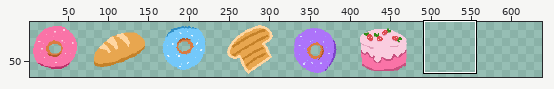
One commit to this pixel-art file: 2021-09-09/trabalho_restaurante/index/comidinhas.aseprite. Above: a wide view before the commit, with the close-up outlined.
Close-up. First the earlier version:
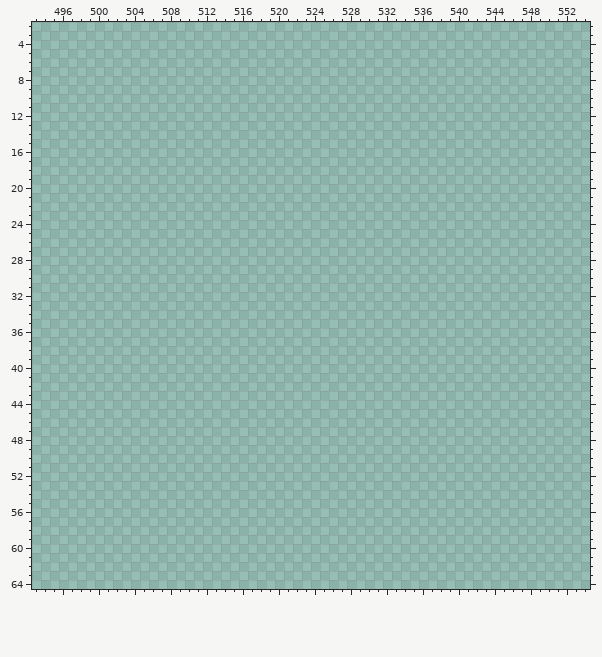
640x480 pixels, 1 frame. Colours within 5 levels of each other are drawn and written as one. Shown: x 493..554, y 2..64. The old version is drawn lined up with the new one. The wide view leaves out empty margins. The commit also changed other parts of the picture, which this record leaves out.
Once edited:
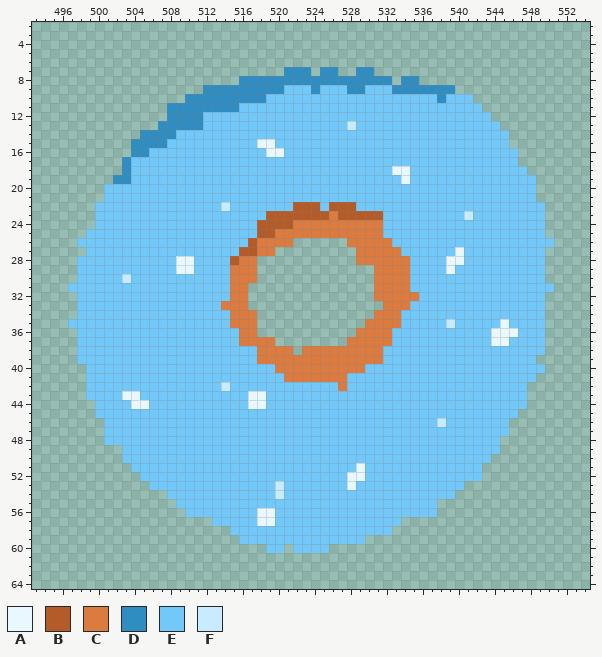
Palette (. is transparent): A #e9f7ff  B #b35b29  C #db7b40  D #308dc2  E #73c8fa  F #c9ebff
The exact change:
drawings rearranged on the sheet (the old picture shows each at its new place)
y 7: x 521..523 ... -> DDD; x 525..526 .. -> DD; x 529..530 .. -> DD
y 8: x 516..532 ................. -> DDDDDDDDDDDDDDDDD; x 534..535 .. -> DD
y 9: x 512..539 ............................ -> DDDDDDDDDEEEDEEEDDEEEDDDDDDD
y 10: x 510..541 ................................ -> DDDDDDDDDEEEEEEEEEEEEEEEEEEEDEEE
y 11: x 508..542 ................................... -> DDDDDDDDEEEEEEEEEEEEEEEEEEEEEEEEEEE
y 12: x 508..543 .................................... -> DDDDEEEEEEEEEEEEEEEEEEEEEEEEEEEEEEEE
y 13: x 507..544 ...................................... -> DDDDDEEEEEEEEEEEEEEEEFEEEEEEEEEEEEEEEE
y 14: x 505..545 ......................................... -> DDDDEEEEEEEEEEEEEEEEEEEEEEEEEEEEEEEEEEEEE
y 15: x 504..545 .......................................... -> DDDDEEEEEEEEEEAAEEEEEEEEEEEEEEEEEEEEEEEEEE
y 16: x 504..546 ........................................... -> DDEEEEEEEEEEEEEAAEEEEEEEEEEEEEEEEEEEEEEEEEE
y 17: x 503..546 ............................................ -> DEEEEEEEEEEEEEEEEEEEEEEEEEEEEEEEEEEEEEEEEEEE
y 18: x 503..547 ............................................. -> DEEEEEEEEEEEEEEEEEEEEEEEEEEEEEAAEEEEEEEEEEEEE
y 19: x 502..548 ............................................... -> DDEEEEEEEEEEEEEEEEEEEEEEEEEEEEEEAEEEEEEEEEEEEEE
y 20..21: x 501..548 ................................................ -> EEEEEEEEEEEEEEEEEEEEEEEEEEEEEEEEEEEEEEEEEEEEEEEE
y 22: x 500..549 .................................................. -> EEEEEEEEEEEEEEFEEEEEEEBBBEBBBEEEEEEEEEEEEEEEEEEEEE
y 23: x 500..549 .................................................. -> EEEEEEEEEEEEEEEEEEEBBBBBBBCBBBBBEEEEEEEEEFEEEEEEEE
y 24: x 500..549 .................................................. -> EEEEEEEEEEEEEEEEEEBBBBCCCCCCCCCCEEEEEEEEEEEEEEEEEE
y 25: x 499..549 ................................................... -> EEEEEEEEEEEEEEEEEEEBBCCCCCCCCCCCCEEEEEEEEEEEEEEEEEE
y 26: x 498..521 ........................ -> EEEEEEEEEEEEEEEEEEEBCCCC; x 528..550 ....................... -> CCCCCEEEEEEEEEEEEEEEEEE
y 27: x 499..519 ..................... -> EEEEEEEEEEEEEEEEEBBCC; x 529..549 ..................... -> CCCCCEEEEEEAEEEEEEEEE
y 28: x 498..517 .................... -> EEEEEEEEEEEAAEEEEBCC; x 529..549 ..................... -> CCCCCCEEEEAAEEEEEEEEE
y 29: x 498..517 .................... -> EEEEEEEEEEEAAEEEECCC; x 531..549 ................... -> CCCCEEEEAEEEEEEEEEE
y 30: x 498..517 .................... -> EEEEEFEEEEEEEEEEECCC; x 531..549 ................... -> CCCCEEEEEEEEEEEEEEE
y 31: x 497..516 .................... -> EEEEEEEEEEEEEEEEEECC; x 531..550 .................... -> CCCCEEEEEEEEEEEEEEEE
y 32: x 498..516 ................... -> EEEEEEEEEEEEEEEEECC; x 531..549 ................... -> CCCCCEEEEEEEEEEEEEE
y 33: x 498..516 ................... -> EEEEEEEEEEEEEEEECCC; x 532..549 .................. -> CCCEEEEEEEEEEEEEEE
y 34: x 498..517 .................... -> EEEEEEEEEEEEEEEEECCC; x 531..549 ................... -> CCCEEEEEEEEEEEEEEEE
y 35: x 497..517 ..................... -> EEEEEEEEEEEEEEEEEECCC; x 530..549 .................... -> CCCCEEEEEFEEEEEAEEEE
y 36: x 498..517 .................... -> EEEEEEEEEEEEEEEEEECC; x 529..549 ..................... -> CCCCEEEEEEEEEEEAAAEEE
y 37: x 498..519 ...................... -> EEEEEEEEEEEEEEEEEECCCC; x 528..549 ...................... -> CCCCCEEEEEEEEEEEAAEEEE
y 38: x 498..521 ........................ -> EEEEEEEEEEEEEEEEEEEECCCC; x 523..549 ........................... -> CCCCCCCCCEEEEEEEEEEEEEEEEEE
y 39: x 498..548 ................................................... -> EEEEEEEEEEEEEEEEEEEECCCCCCCCCCCCCCEEEEEEEEEEEEEEEEE
y 40: x 499..549 ................................................... -> EEEEEEEEEEEEEEEEEEEEECCCCCCCCCCEEEEEEEEEEEEEEEEEEEE
y 41: x 499..548 .................................................. -> EEEEEEEEEEEEEEEEEEEEEECCCCCCCEEEEEEEEEEEEEEEEEEEEE
y 42: x 499..547 ................................................. -> EEEEEEEEEEEEEEEFEEEEEEEEEEEECEEEEEEEEEEEEEEEEEEEE
y 43: x 499..547 ................................................. -> EEEEAAEEEEEEEEEEEEAAEEEEEEEEEEEEEEEEEEEEEEEEEEEEE
y 44: x 500..547 ................................................ -> EEEEAAEEEEEEEEEEEAAEEEEEEEEEEEEEEEEEEEEEEEEEEEEE
y 45: x 500..546 ............................................... -> EEEEEEEEEEEEEEEEEEEEEEEEEEEEEEEEEEEEEEEEEEEEEEE
y 46: x 501..545 ............................................. -> EEEEEEEEEEEEEEEEEEEEEEEEEEEEEEEEEEEEEFEEEEEEE
y 47: x 501..545 ............................................. -> EEEEEEEEEEEEEEEEEEEEEEEEEEEEEEEEEEEEEEEEEEEEE
y 48: x 501..544 ............................................ -> EEEEEEEEEEEEEEEEEEEEEEEEEEEEEEEEEEEEEEEEEEEE
y 49: x 503..544 .......................................... -> EEEEEEEEEEEEEEEEEEEEEEEEEEEEEEEEEEEEEEEEEE
y 50: x 503..543 ......................................... -> EEEEEEEEEEEEEEEEEEEEEEEEEEEEEEEEEEEEEEEEE
y 51: x 504..542 ....................................... -> EEEEEEEEEEEEEEEEEEEEEEEEEAEEEEEEEEEEEEE
y 52: x 505..542 ...................................... -> EEEEEEEEEEEEEEEEEEEEEEEAAEEEEEEEEEEEEE
y 53: x 506..540 ................................... -> EEEEEEEEEEEEEEFEEEEEEEAEEEEEEEEEEEE
y 54: x 508..539 ................................ -> EEEEEEEEEEEEFEEEEEEEEEEEEEEEEEEE
y 55: x 509..537 ............................. -> EEEEEEEEEEEEEEEEEEEEEEEEEEEEE
y 56: x 510..537 ............................ -> EEEEEEEEAAEEEEEEEEEEEEEEEEEE
y 57: x 513..533 ..................... -> EEEEEAAEEEEEEEEEEEEEE
y 58: x 515..532 .................. -> EEEEEEEEEEEEEEEEEE
y 59: x 516..529 .............. -> EEEEEEEEEEEEEE
y 60: x 519..520 .. -> EE; x 522..525 .... -> EEEE
Where, in picture pixels (left, top, right, bottom), the same in both close-ups:
added: (68, 67, 554, 553)
